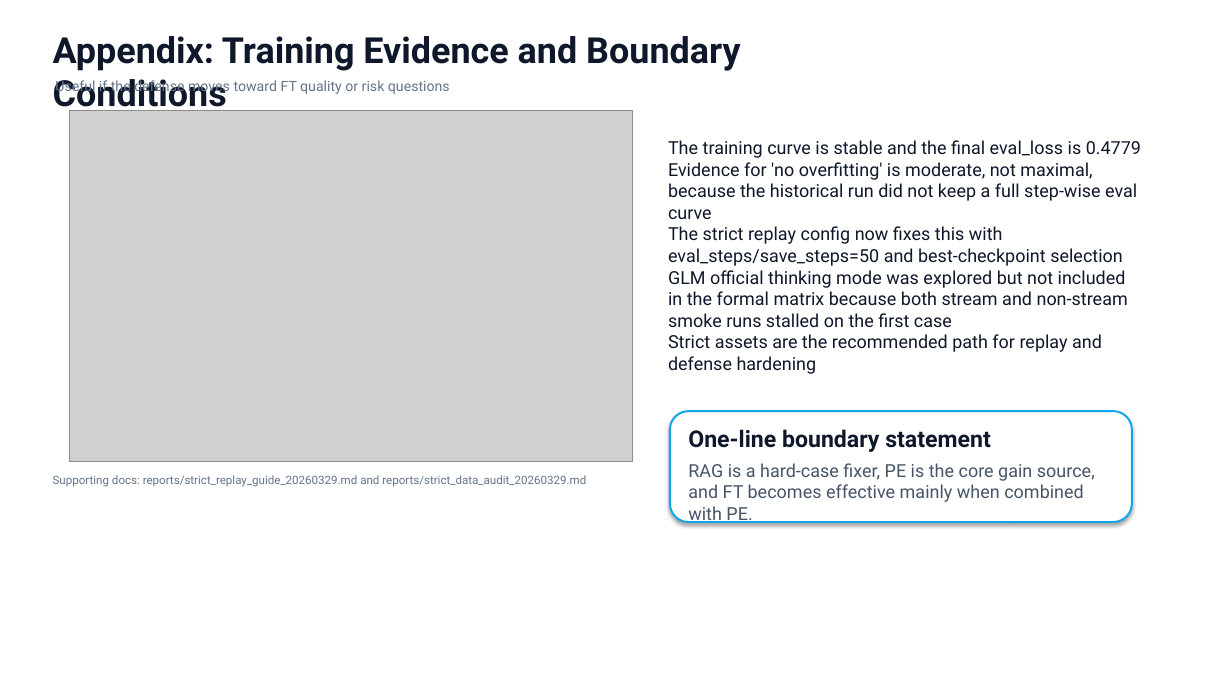
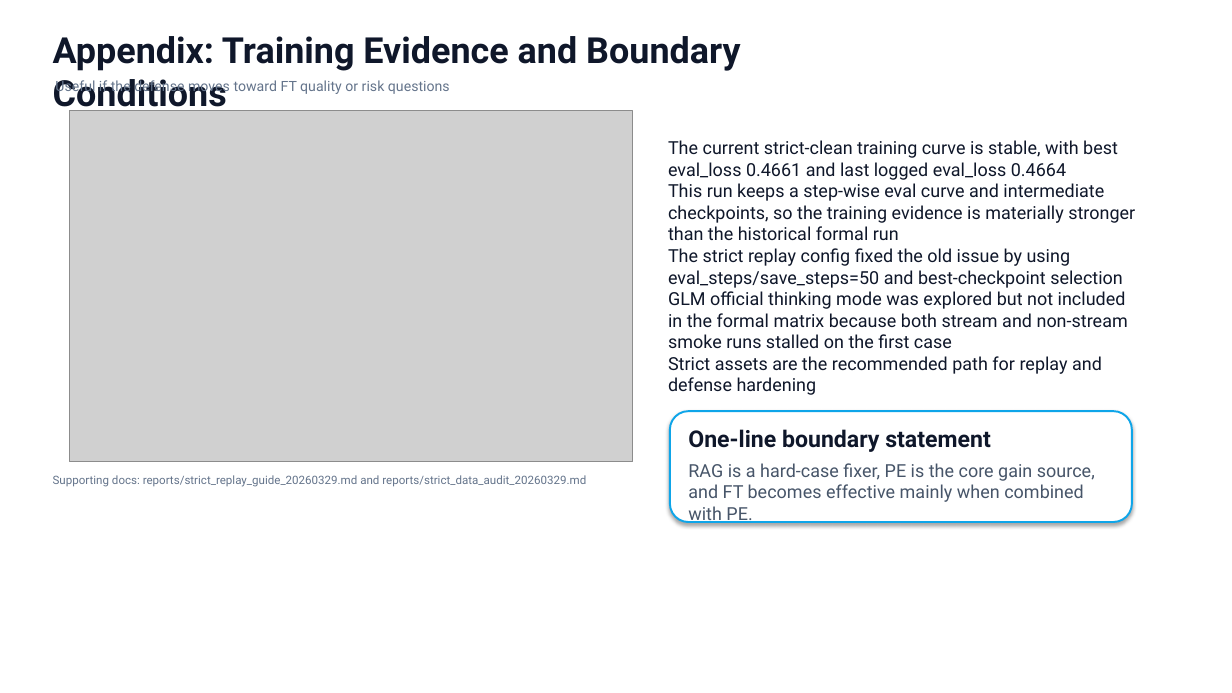
Before and after one commit to passionworkeer/tengxun_open, a slide deck: slide 11 of reports/defense_deck_20260329.pptx. Drawn at 1232x693 pixels with LibreOffice and Linux fonts; fonts in the diff are those of the drawing; grey boxes stand for pictures. Boxes give left, top, right and bottom in pixels: in the first picture for what was removed or moved away, otherwise in the second. Text is boxed around its words. In the diff, an @@ line names an element or a change of style, - is before the commit and + after.

Commit message:
fix delivery audit gaps and strict defaults

```diff
--- a/reports/defense_deck_20260329.pptx
+++ b/reports/defense_deck_20260329.pptx
@@ text at [668,140,1135,288]: text changed @@
-The training curve is stable and the final eval_loss is 0.4779
-Evidence for 'no overfitting' is moderate, not maximal, because the historical run did not keep a full step-wise eval curve
-The strict replay config now fixes this with eval_steps/save_steps=50 and best-checkpoint selection
+The current strict-clean training curve is stable, with best eval_loss 0.4661 and last logged eval_loss 0.4664
+This run keeps a step-wise eval curve and intermediate checkpoints, so the training evidence is materially stronger than the historical formal run
+The strict replay config fixed the old issue by using eval_steps/save_steps=50 and best-checkpoint selection
```
Also in this commit, not shown: 25 other files.
